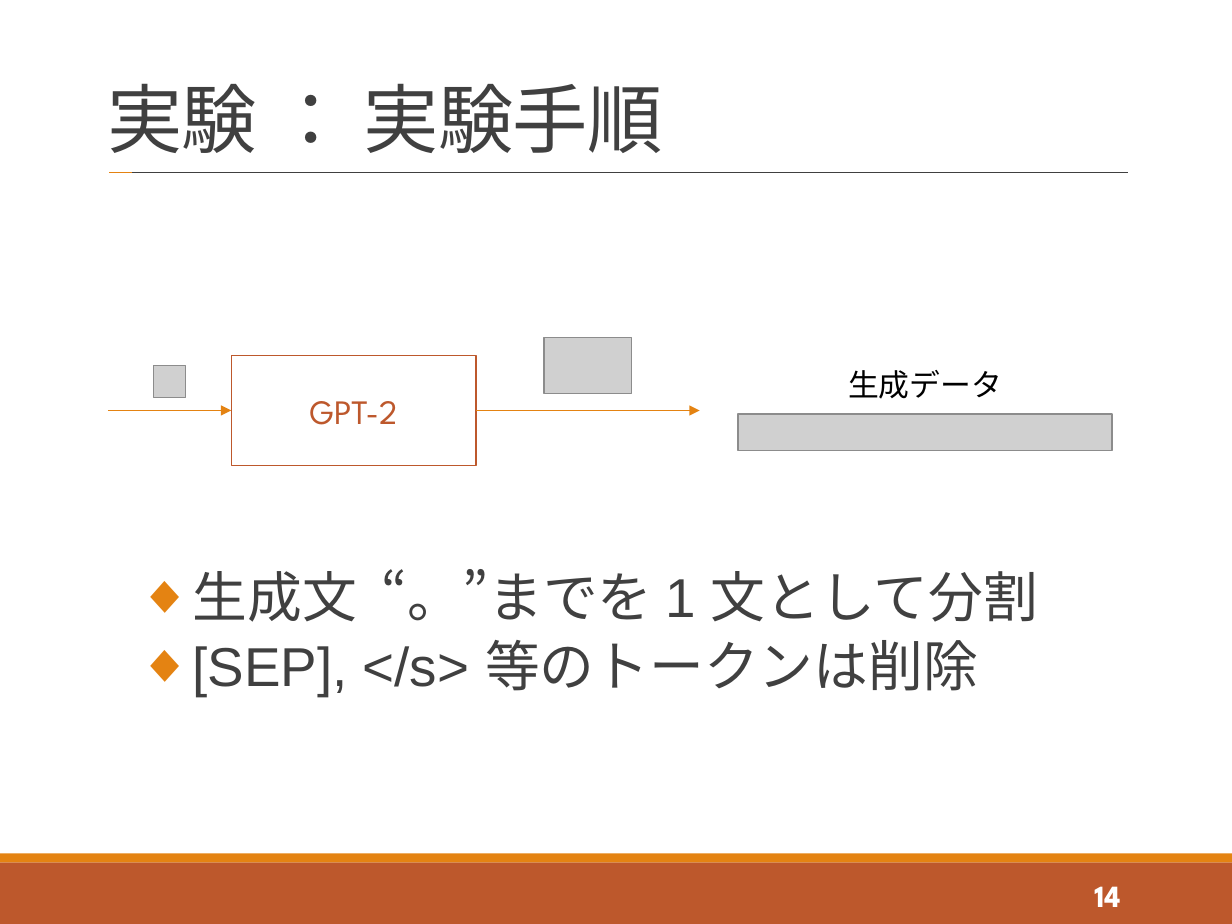
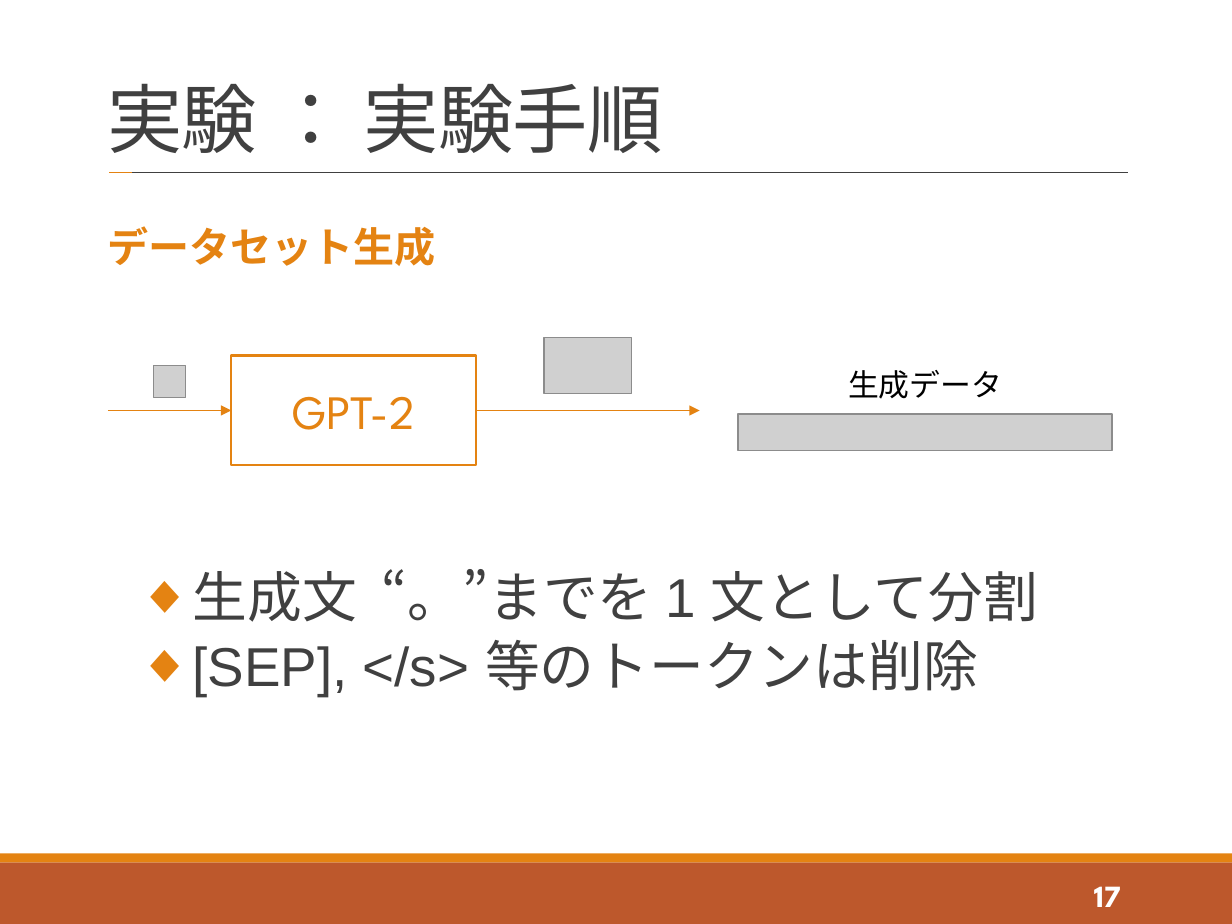
Before and after one commit to tatsuya-sugiyama/WeeklyReport, a slide deck: slide 17 of report/2021_t_1st/2021_1st_sugiyama.pptx (slide 14 before the commit). Drawn at 1232x924 pixels with LibreOffice and Linux fonts; fonts in the diff are those of the drawing; grey boxes stand for pictures. Boxes give left, top, right and bottom in pixels: in the first picture for what was removed or moved away, otherwise in the second. Text is boxed around its words. In the diff, an @@ line names an element or a change of style, - is before the commit and + after.

```diff
--- a/report/2021_t_1st/2021_1st_sugiyama.pptx
+++ b/report/2021_t_1st/2021_1st_sugiyama.pptx
@@ text added at (107,226,436,266), 24 pt, text #E48312, bold @@
+データセット生成
@@ rectangle "GPT-2" at (232,356,477,466): size 20 to 28 pt, text colour #BD582C to #E48312; outline #BD582C 0.75 pt to #E48312 1.5 pt @@
@@ page number at (1094,886,1121,907): text changed @@
-14
+17
```
Also in this commit, not shown: 8 other slides changed, 5 slides added.
